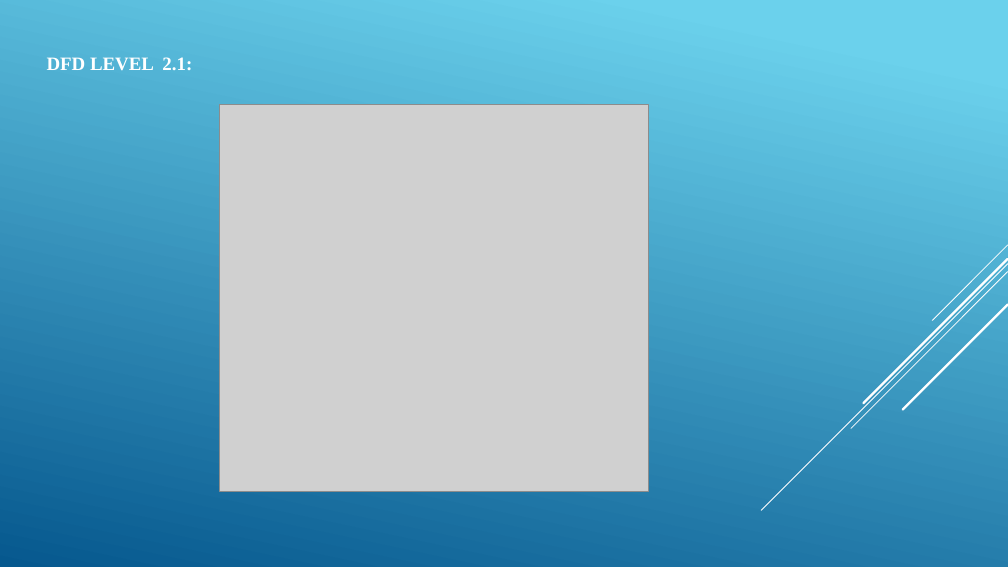
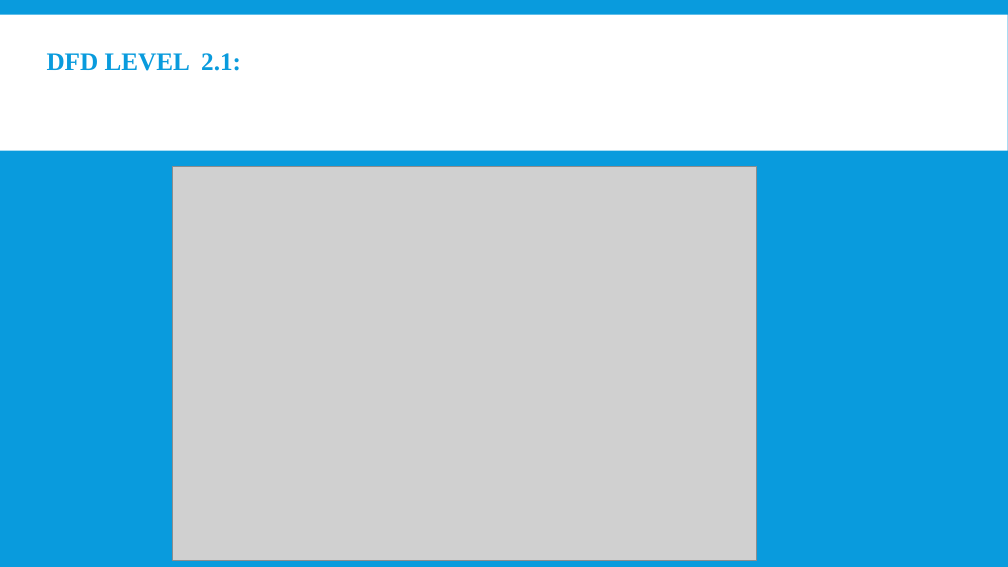
Before and after one commit to SanjayJoshi116/Extra-Curricular-Activity-Management, a slide deck: slide 15 of Project Docs/Presentation.pptx. Drawn at 1008x567 pixels with LibreOffice and Linux fonts; fonts in the diff are those of the drawing; grey boxes stand for pictures. Boxes give left, top, right and bottom in pixels: in the first picture for what was removed or moved away, otherwise in the second. Text is boxed around its words. In the diff, an @@ line names an element or a change of style, - is before the commit and + after.

```diff
--- a/Project Docs/Presentation.pptx
+++ b/Project Docs/Presentation.pptx
@@ background gradient #6ED2EB to #06588E to #099BDD @@
@@ rectangle added at box(0, 14, 1008, 150), fill #FFFFFF @@
@@ title "DFD LEVEL 2.1:" at box(47, 53, 241, 71): size 18 to 24 pt, text colour #FFFFFF to #099BDD; line spacing 1 to 0.85 @@
@@ picture: place and size @@
-picture at box(219, 104, 649, 491)
+picture at box(172, 166, 757, 560)
@@ group removed at box(761, 245, 1008, 510): 5 lines @@
```
Also in this commit, not shown: 19 other slides changed.
